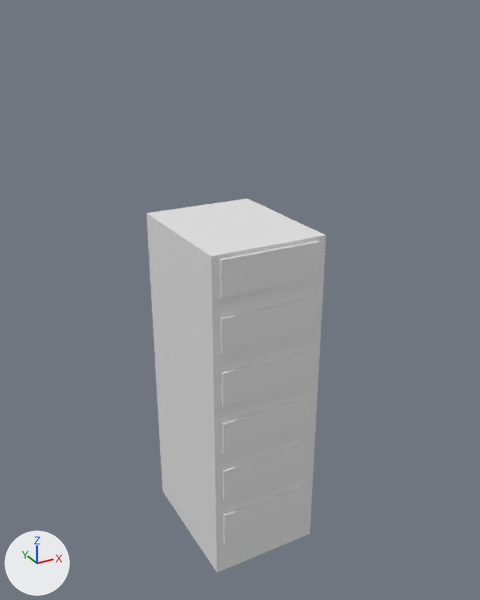
Renders of the OBJ model unity/Assets/Art/Generated/campus-kit/prop-server-rack.obj from each side of a commit.
Before and after are seen from a 50 mm camera at (-1.49, -2.79, 2.77) aimed at (0.04, -0.01, 1.38). Lighting does not change. The marker at lower left points along +X, +Y and +Z. The picture after the commit comes second. Where no turn or scale is listed for an object, it has been applied to the vertices.

Objects in the first picture: 'prop-server-rack'.
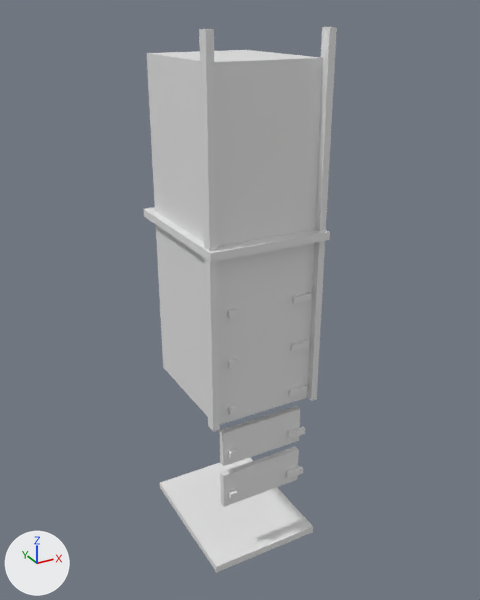
Pixel boxes [x1, y1, x2, y2] of what changed, in the pictures (480 x 600 px):
'prop-server-rack', reshaped (8% wider, 46% taller)
    before: [146, 199, 326, 573]
    after: [143, 27, 337, 572]
part 1 of me_prop_server_rack, added
    after: [147, 50, 323, 424]
part 2 of me_prop_server_rack, added
    after: [199, 29, 220, 432]
part 3 of me_prop_server_rack, added
    after: [307, 27, 337, 401]
part 4 of me_prop_server_rack, added
    after: [143, 207, 330, 262]
part 5 of me_prop_server_rack, added
    after: [160, 458, 313, 572]
part 6 of me_prop_server_rack, added
    after: [220, 447, 299, 507]
part 7 of me_prop_server_rack, added
    after: [229, 490, 238, 500]
part 8 of me_prop_server_rack, added
    after: [220, 406, 300, 466]
part 9 of me_prop_server_rack, added
    after: [227, 309, 237, 319]
part 10 of me_prop_server_rack, deleted
    before: [146, 199, 326, 573]
part 11 of me_prop_server_rack, deleted
    before: [221, 347, 315, 407]
part 12 of me_prop_server_rack, deleted
    before: [223, 483, 308, 543]
part 13 of me_prop_server_rack, deleted
    before: [220, 296, 318, 355]
part 14 of me_prop_server_rack, deleted
    before: [222, 441, 310, 501]
part 15 of me_prop_server_rack, deleted
    before: [220, 241, 321, 299]
part 16 of me_prop_server_rack, deleted
    before: [222, 396, 313, 455]

What the commit changed:
me_prop_server_rack is used by ob_prop_server_rack; location (0.0, 0.0, 0.0).
me_prop_server_rack had 56 vertices, 42 faces and spanned x -0.3..0.3, y -0.39..0.38, z 0.0..1.8.
me_prop_server_rack now has 216 vertices, 162 faces and spans x -0.31..0.31, y -0.39..0.39, z 0.02..2.7.
me_prop_server_rack part 1: a new loose piece, a box spanning x -0.27..0.27, y -0.33..0.33, z 0.9..2.58.
me_prop_server_rack part 2: a new loose piece, a box spanning x -0.303..-0.268, y -0.367..-0.312, z 0.9..2.7.
me_prop_server_rack part 3: a new loose piece, a box spanning x 0.268..0.303, y -0.367..-0.312, z 0.9..2.7.
me_prop_server_rack part 4: a new loose piece, a box spanning x -0.31..0.31, y -0.39..0.39, z 1.78..1.82.
me_prop_server_rack part 5: a new loose piece, a box spanning x -0.31..0.31, y -0.39..0.39, z 0.02..0.06.
me_prop_server_rack part 6: a new loose piece, a box spanning x -0.23..0.23, y -0.327..-0.292, z 0.38..0.58.
me_prop_server_rack part 7: a new loose piece, a box spanning x -0.2..-0.16, y -0.35..-0.33, z 0.43..0.465.
me_prop_server_rack part 8: a new loose piece, a box spanning x -0.23..0.23, y -0.327..-0.292, z 0.64..0.84.
me_prop_server_rack part 9: a new loose piece, a box spanning x -0.2..-0.16, y -0.35..-0.33, z 1.47..1.505.
me_prop_server_rack part 10: the loose piece of 8 vertices spanning x -0.3..0.3, y -0.38..0.38, z 0.0..1.8 is deleted.
me_prop_server_rack part 11: the loose piece of 8 vertices spanning x -0.26..0.26, y -0.39..-0.37, z 1.04..1.22 is deleted.
me_prop_server_rack part 12: the loose piece of 8 vertices spanning x -0.26..0.26, y -0.39..-0.37, z 0.2..0.38 is deleted.
me_prop_server_rack part 13: the loose piece of 8 vertices spanning x -0.26..0.26, y -0.39..-0.37, z 1.32..1.5 is deleted.
me_prop_server_rack part 14: the loose piece of 8 vertices spanning x -0.26..0.26, y -0.39..-0.37, z 0.48..0.66 is deleted.
me_prop_server_rack part 15: the loose piece of 8 vertices spanning x -0.26..0.26, y -0.39..-0.37, z 1.6..1.78 is deleted.
me_prop_server_rack part 16: the loose piece of 8 vertices spanning x -0.26..0.26, y -0.39..-0.37, z 0.76..0.94 is deleted.
Other edits to the shape of me_prop_server_rack do not show in these pictures.
